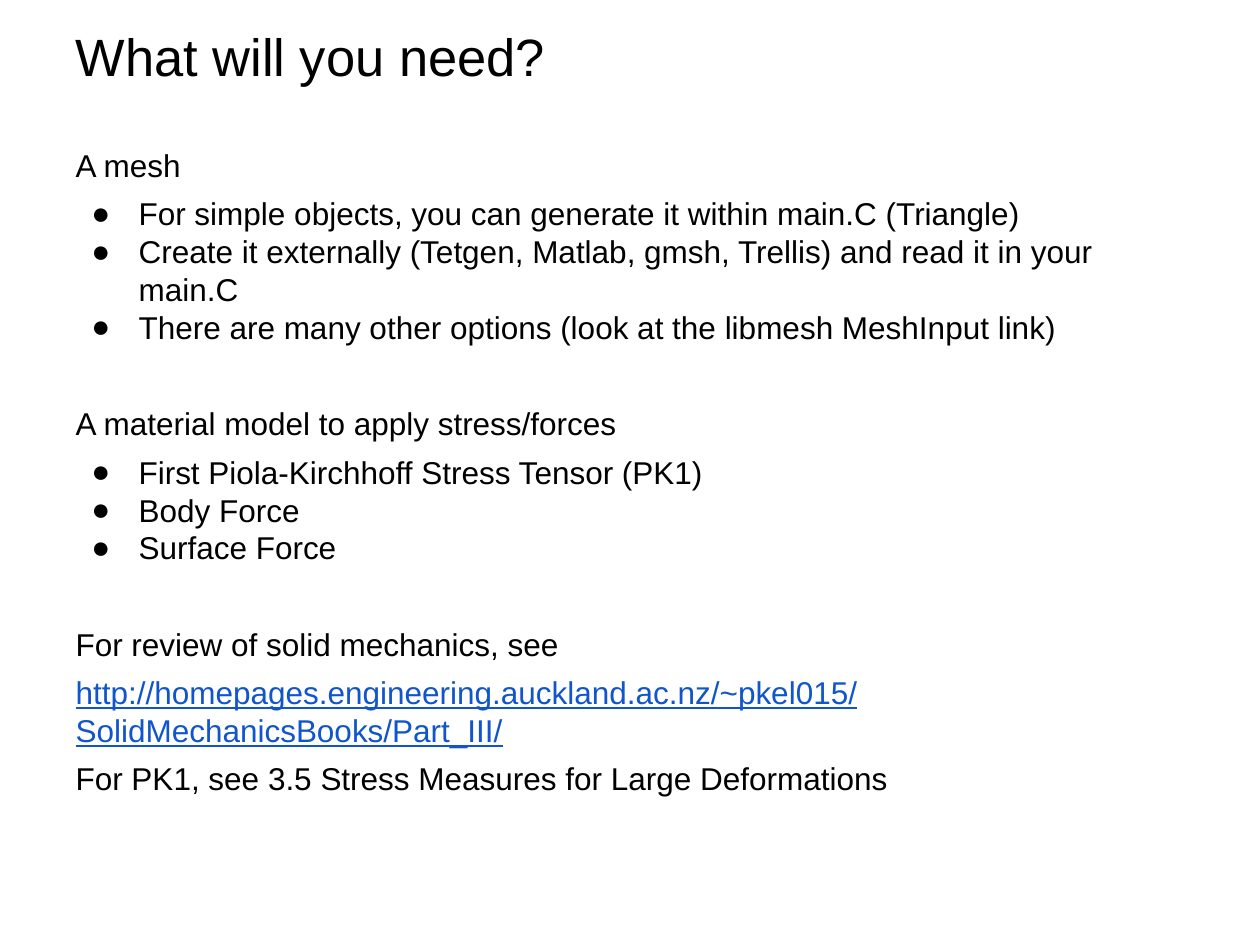
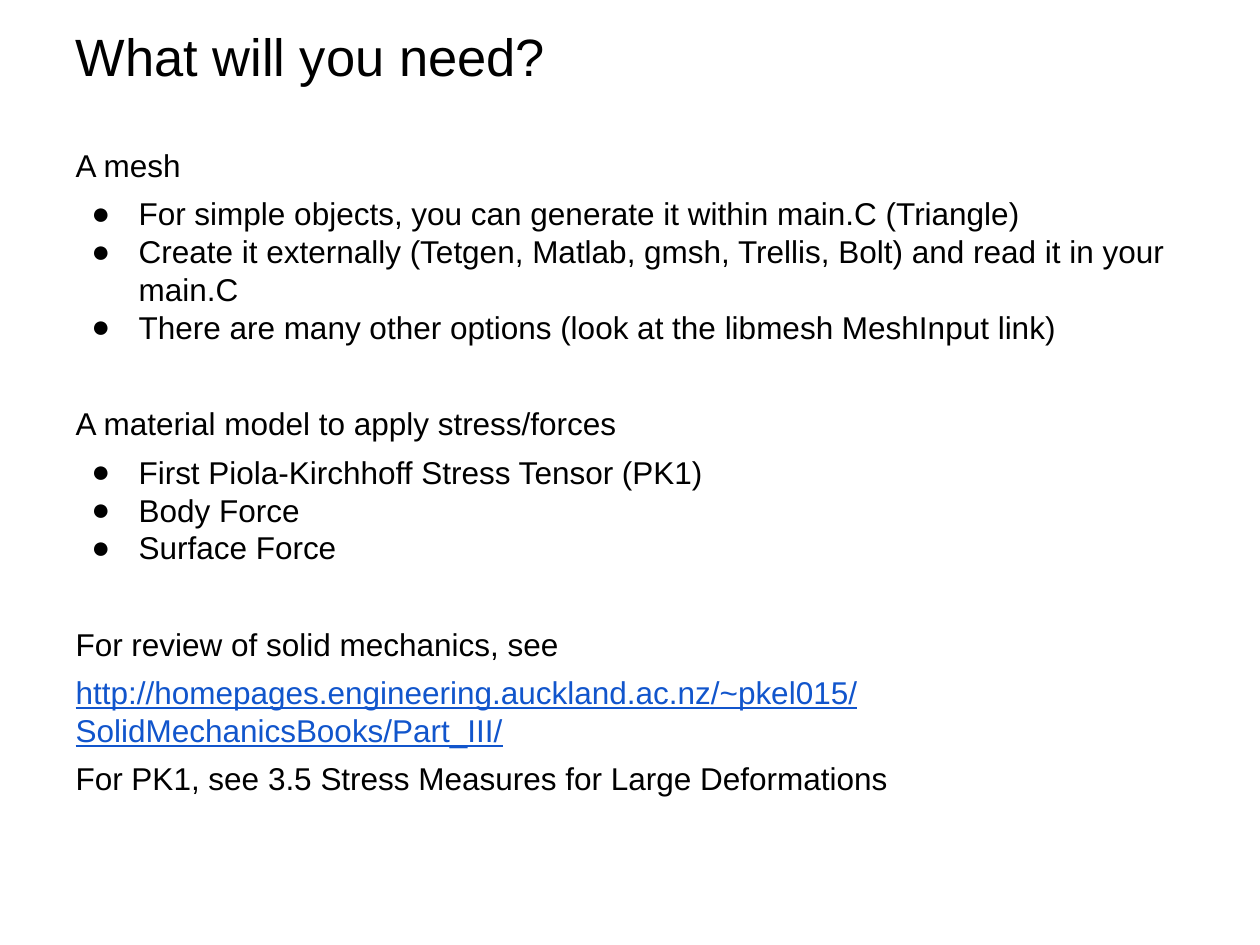
Before and after one commit to fairyflies9/IBAMR-Tutorials, a slide deck: slide 3 of IBFE Lectures/1-IBFE Getting Starting and Visualizing a Mesh.pptx. Drawn at 1260x945 pixels with LibreOffice and Linux fonts; fonts in the diff are those of the drawing. Boxes give left, top, right and bottom in pixels: in the first picture for what was removed or moved away, otherwise in the second. Text is boxed around its words. In the diff, an @@ line names an element or a change of style, - is before the commit and + after.

Commit message:
gmsh tutorial

```diff
--- a/IBFE Lectures/1-IBFE Getting Starting and Visualizing a Mesh.pptx
+++ b/IBFE Lectures/1-IBFE Getting Starting and Visualizing a Mesh.pptx
@@ text at (139,240,1164,302): text changed @@
-● Create it externally (Tetgen, Matlab, gmsh, Trellis) and read it in your main.C
+● Create it externally (Tetgen, Matlab, gmsh, Trellis, Bolt) and read it in your main.C
```
Also in this commit, not shown: 1 other slide changed, 1 other file.
